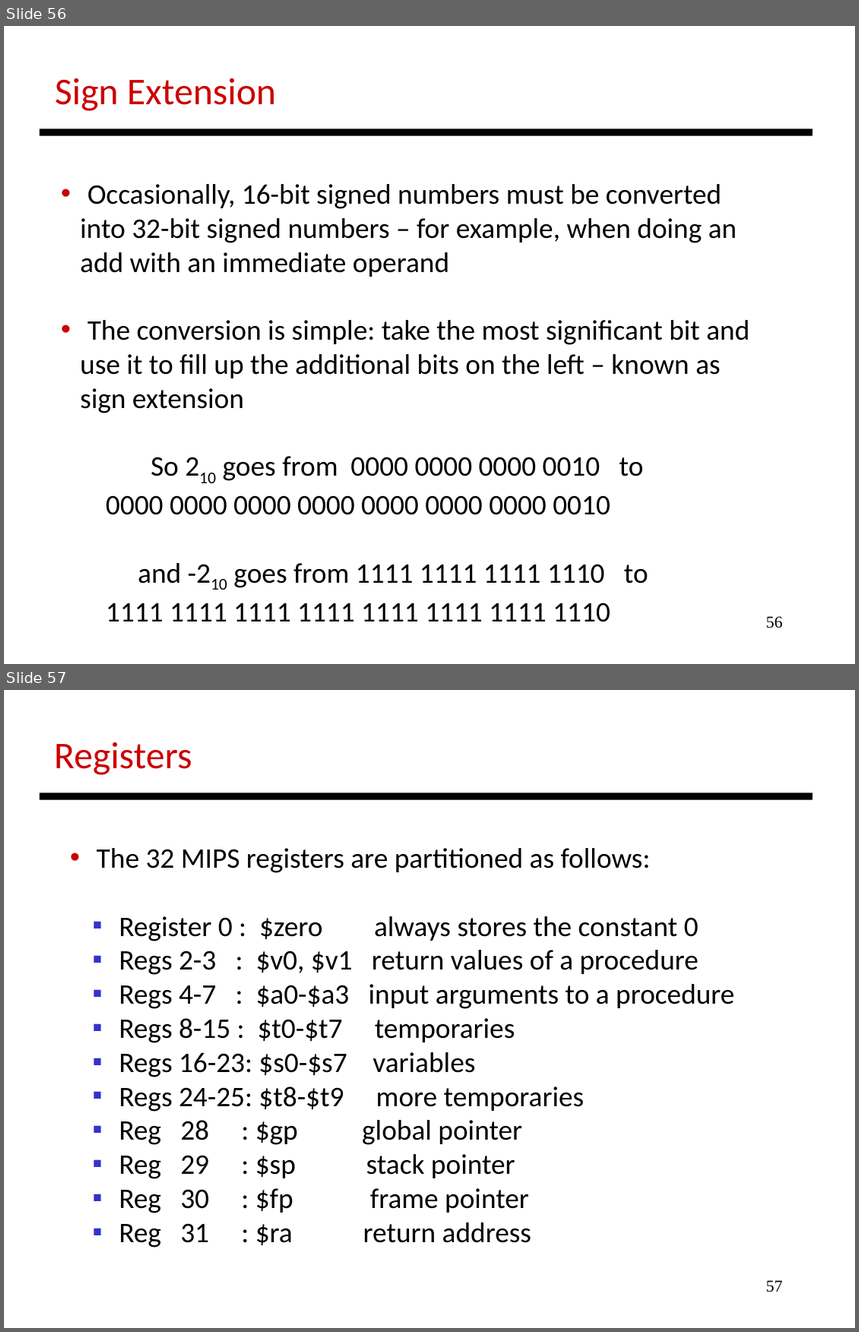
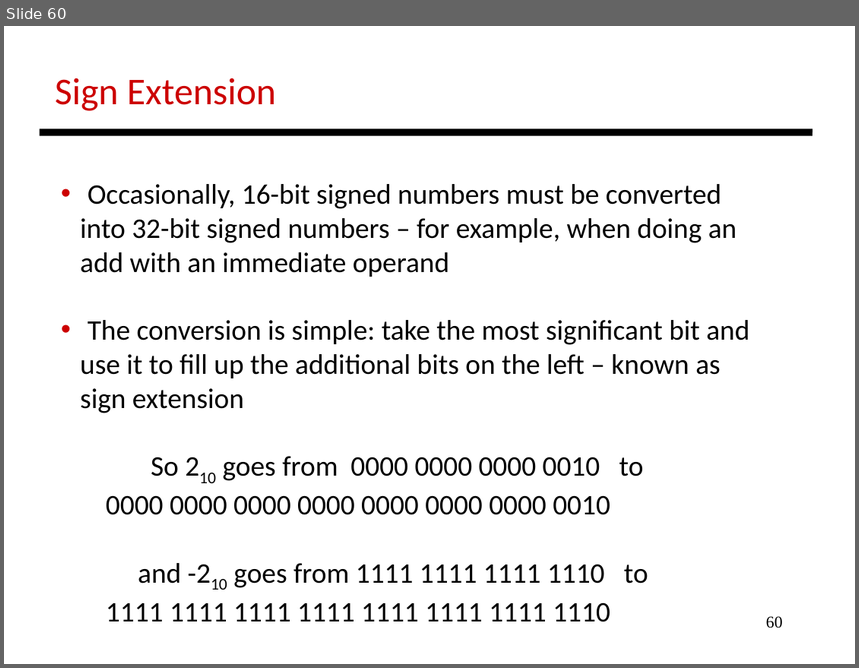
Before and after one commit to antonburtsev/cs3810, a slide deck: lectures/lecture04-mips/lecture-04-mips.odp. Shown one above the other, each under a label of ours: slides 56 and 57 before the commit, slide 60 after it. The pictures are 859x1332 and 859x668 pixels, drawn with LibreOffice and Linux fonts; fonts in the diff are those of the drawing. Boxes give left, top, right and bottom in pixels: in the first picture for what was removed or moved away, otherwise in the second. Text is boxed around its words. In the diff, an @@ line names an element or a change of style, - is before the commit and + after.

Commit message:
Lecture

```diff
--- a/lectures/lecture04-mips/lecture-04-mips.odp
+++ b/lectures/lecture04-mips/lecture-04-mips.odp
@@ slide 57 removed at (x1=4, y1=690, x2=855, y2=1328), background #FFFFFF @@
@@ text removed at (x1=54, y1=742, x2=192, y2=775) @@
-Registers
@@ line removed from (40, 796) to (813, 796) @@
@@ text removed at (x1=97, y1=848, x2=734, y2=1248) @@
-• The 32 MIPS registers are partitioned as follows:
-  ▪ Register 0 : $zero always stores the constant 0
-  ▪ Regs 2-3 : $v0, $v1 return values of a procedure
-  ▪ Regs 4-7 : $a0-$a3 input arguments to a procedure
-  ▪ Regs 8-15 : $t0-$t7 temporaries
-  ▪ Regs 16-23: $s0-$s7 variables
-  ▪ Regs 24-25: $t8-$t9 more temporaries
-  ▪ Reg 28 : $gp global pointer
-  ▪ Reg 29 : $sp stack pointer
-  ▪ Reg 30 : $fp frame pointer
-  ▪ Reg 31 : $ra return address
@@ page number removed at (x1=766, y1=1281, x2=783, y2=1293) @@
-57
@@ what was slide 56 is now slide 60 @@
@@ page number at (x1=766, y1=617, x2=783, y2=629): text changed @@
-56
+60
```
Also in this commit, not shown: 2 slides changed, 43 slides added, 2 other files.
